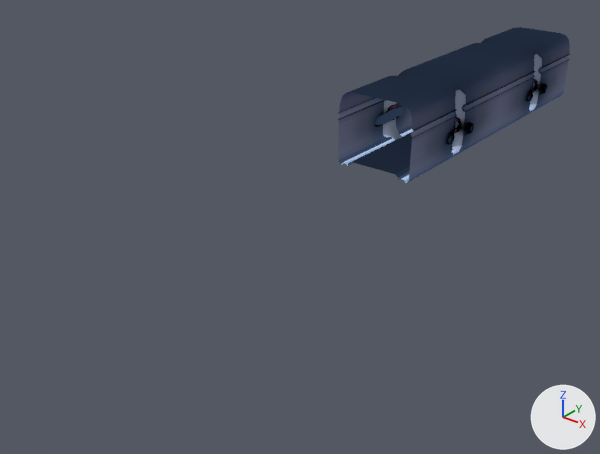
Before and after pictures for a commit that changed the Blender file corridor/src/level.blend.
Both versions are drawn from a 50 mm lens placed at (742.0, -1587.0, 539.0), pointed at (-71.0, -571.0, -91.0). Lighting does not change. The marker at lower right points along +X, +Y and +Z. The picture after the commit comes second.

In view in the first picture: 'tile.000', 'tile.001', 'tile.002', 'tile.003', 'tile.004', 'tile.005', 'tile.006', 'tile.007'.
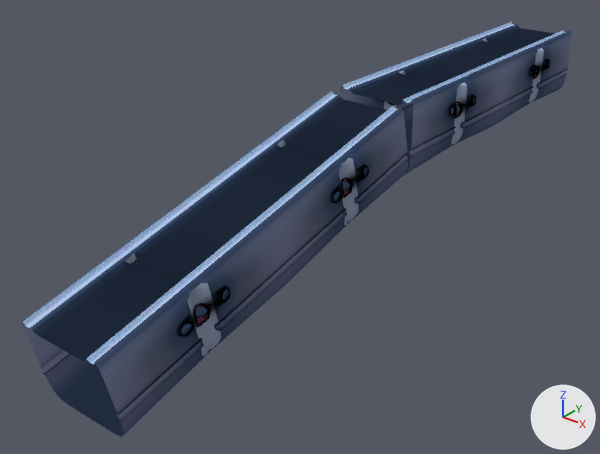
Diff of the bpy script that builds the scene:
```diff
--- a/corridor/src/level.blend.py
+++ b/corridor/src/level.blend.py
@@ ob_tile_000 @@
 ob_tile_000 = bpy.data.objects.new('tile.000', me_corridor_tile)
-ob_tile_000.location = (-1.0, -293.0, 0.0)
+ob_tile_000.location = (-1.0, -293.0, 124.0)
+ob_tile_000.scale = (1.0, 1.0, -1.0)
@@ ob_tile_003 @@
 ob_tile_003 = bpy.data.objects.new('tile.003', me_corridor_tile)
-ob_tile_003.location = (-1.0, -293.0, 0.0)
-ob_tile_003.scale = (1.0, -1.0, 1.0)
+ob_tile_003.location = (-1.0, -293.0, 124.0)
+ob_tile_003.scale = (1.0, -1.0, -1.0)
@@ ob_tile_004 @@
 ob_tile_004 = bpy.data.objects.new('tile.004', me_corridor_tile)
-ob_tile_004.location = (-1.0, -293.0, 0.0)
-ob_tile_004.scale = (-1.0, -1.0, 1.0)
+ob_tile_004.location = (-1.0, -293.0, 124.0)
+ob_tile_004.scale = (-1.0, -1.0, -1.0)
@@ ob_tile_005 @@
 ob_tile_005 = bpy.data.objects.new('tile.005', me_corridor_tile)
-ob_tile_005.location = (-1.0, -293.0, 0.0)
-ob_tile_005.scale = (-1.0, 1.0, 1.0)
+ob_tile_005.location = (-1.0, -293.0, 124.0)
+ob_tile_005.scale = (-1.0, 1.0, -1.0)
@@ ob_tile_006 @@
 ob_tile_006 = bpy.data.objects.new('tile.006', me_corridor_tile)
-ob_tile_006.location = (-1.0, 32.0, 0.0)
-ob_tile_006.scale = (1.0, -1.0, 1.0)
+ob_tile_006.location = (-1.0, 32.0, 124.0)
+ob_tile_006.scale = (1.0, -1.0, -1.0)
@@ ob_tile_007 @@
 ob_tile_007 = bpy.data.objects.new('tile.007', me_corridor_tile)
-ob_tile_007.location = (-1.0, 32.0, 0.0)
-ob_tile_007.scale = (-1.0, -1.0, 1.0)
+ob_tile_007.location = (-1.0, 32.0, 124.0)
+ob_tile_007.scale = (-1.0, -1.0, -1.0)
@@ ob_tile_001 @@
 ob_tile_001 = bpy.data.objects.new('tile.001', me_corridor_tile)
-ob_tile_001.location = (-1.0, 32.0, 0.0)
+ob_tile_001.location = (-1.0, 32.0, 124.0)
+ob_tile_001.scale = (1.0, 1.0, -1.0)
@@ ob_tile_002 @@
 ob_tile_002 = bpy.data.objects.new('tile.002', me_corridor_tile)
-ob_tile_002.location = (-1.0, 32.0, 0.0)
-ob_tile_002.scale = (-1.0, 1.0, 1.0)
+ob_tile_002.location = (-1.0, 32.0, 124.0)
+ob_tile_002.scale = (-1.0, 1.0, -1.0)
@@ ob_tile_015 @@
+ob_tile_015 = bpy.data.objects.new('tile.015', me_corridor_tile)
+ob_tile_015.location = (-1.0, -641.0, 85.0)
+ob_tile_015.rotation_euler = (0.227, 0.0, 0.0)  # degrees (13, 0, 0)
+ob_tile_015.scale = (-1.0, 1.0, -1.0)
@@ ob_tile_014 @@
+ob_tile_014 = bpy.data.objects.new('tile.014', me_corridor_tile)
+ob_tile_014.location = (-1.0, -641.0, 85.0)
+ob_tile_014.rotation_euler = (0.227, 0.0, 0.0)  # degrees (13, 0, 0)
+ob_tile_014.scale = (1.0, 1.0, -1.0)
@@ ob_tile_013 @@
+ob_tile_013 = bpy.data.objects.new('tile.013', me_corridor_tile)
+ob_tile_013.location = (-1.0, -641.0, 85.0)
+ob_tile_013.rotation_euler = (0.227, 0.0, 0.0)  # degrees (13, 0, 0)
+ob_tile_013.scale = (-1.0, -1.0, -1.0)
@@ ob_tile_012 @@
+ob_tile_012 = bpy.data.objects.new('tile.012', me_corridor_tile)
+ob_tile_012.location = (-1.0, -641.0, 85.0)
+ob_tile_012.rotation_euler = (0.227, 0.0, 0.0)  # degrees (13, 0, 0)
+ob_tile_012.scale = (1.0, -1.0, -1.0)
@@ ob_tile_011 @@
+ob_tile_011 = bpy.data.objects.new('tile.011', me_corridor_tile)
+ob_tile_011.location = (-1.0, -958.0, 12.0)
+ob_tile_011.rotation_euler = (0.227, 0.0, 0.0)  # degrees (13, 0, 0)
+ob_tile_011.scale = (-1.0, 1.0, -1.0)
@@ ob_tile_010 @@
+ob_tile_010 = bpy.data.objects.new('tile.010', me_corridor_tile)
+ob_tile_010.location = (-1.0, -958.0, 12.0)
+ob_tile_010.rotation_euler = (0.227, 0.0, 0.0)  # degrees (13, 0, 0)
+ob_tile_010.scale = (-1.0, -1.0, -1.0)
@@ ob_tile_009 @@
+ob_tile_009 = bpy.data.objects.new('tile.009', me_corridor_tile)
+ob_tile_009.location = (-1.0, -958.0, 12.0)
+ob_tile_009.rotation_euler = (0.227, 0.0, 0.0)  # degrees (13, 0, 0)
+ob_tile_009.scale = (1.0, -1.0, -1.0)
@@ ob_tile_008 @@
+ob_tile_008 = bpy.data.objects.new('tile.008', me_corridor_tile)
+ob_tile_008.location = (-1.0, -958.0, 12.0)
+ob_tile_008.rotation_euler = (0.227, 0.0, 0.0)  # degrees (13, 0, 0)
+ob_tile_008.scale = (1.0, 1.0, -1.0)
```

Boxes (x1, y1, x2, y2) around the edits, measured in the pictures (600 x 454 px):
'tile.009', added (blue): after (60, 271, 210, 437)
'tile.008', added (blue): after (157, 207, 288, 351)
'tile.010', added (blue): after (22, 249, 156, 419)
'tile.012', added (blue): after (238, 152, 348, 283)
'tile.014', added (blue): after (307, 105, 409, 223)
'tile.004', moved, rescaled: before (338, 76, 418, 168); after (340, 66, 425, 151)
'tile.003', moved, rescaled: before (374, 80, 457, 183); after (377, 78, 462, 175)
'tile.000', moved, rescaled (12% shorter): before (428, 59, 503, 156); after (427, 60, 504, 145)
'tile.011', added (blue): after (120, 188, 237, 271)
'tile.013', added (blue): after (202, 136, 306, 207)
'tile.006', moved, rescaled: before (470, 46, 536, 133); after (470, 44, 540, 126)
'tile.001', moved, rescaled (11% shorter): before (508, 30, 570, 112); after (507, 30, 572, 103)
'tile.015', added (blue): after (272, 91, 365, 152)
'tile.005', moved, rescaled (11% taller): before (389, 56, 468, 140); after (393, 49, 468, 142)
'tile.007', moved, rescaled: before (442, 43, 500, 59); after (439, 35, 505, 60)
'tile.002', moved, rescaled: before (481, 27, 538, 47); after (477, 22, 538, 45)
